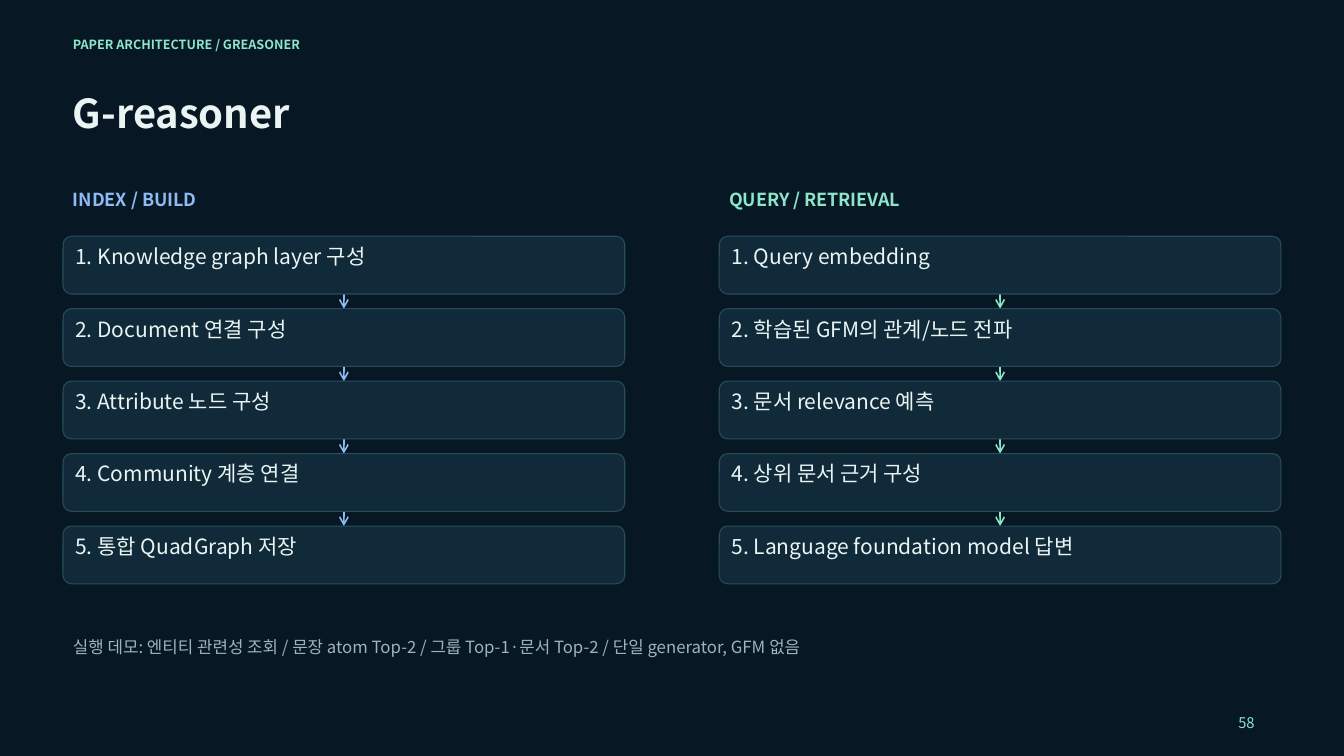
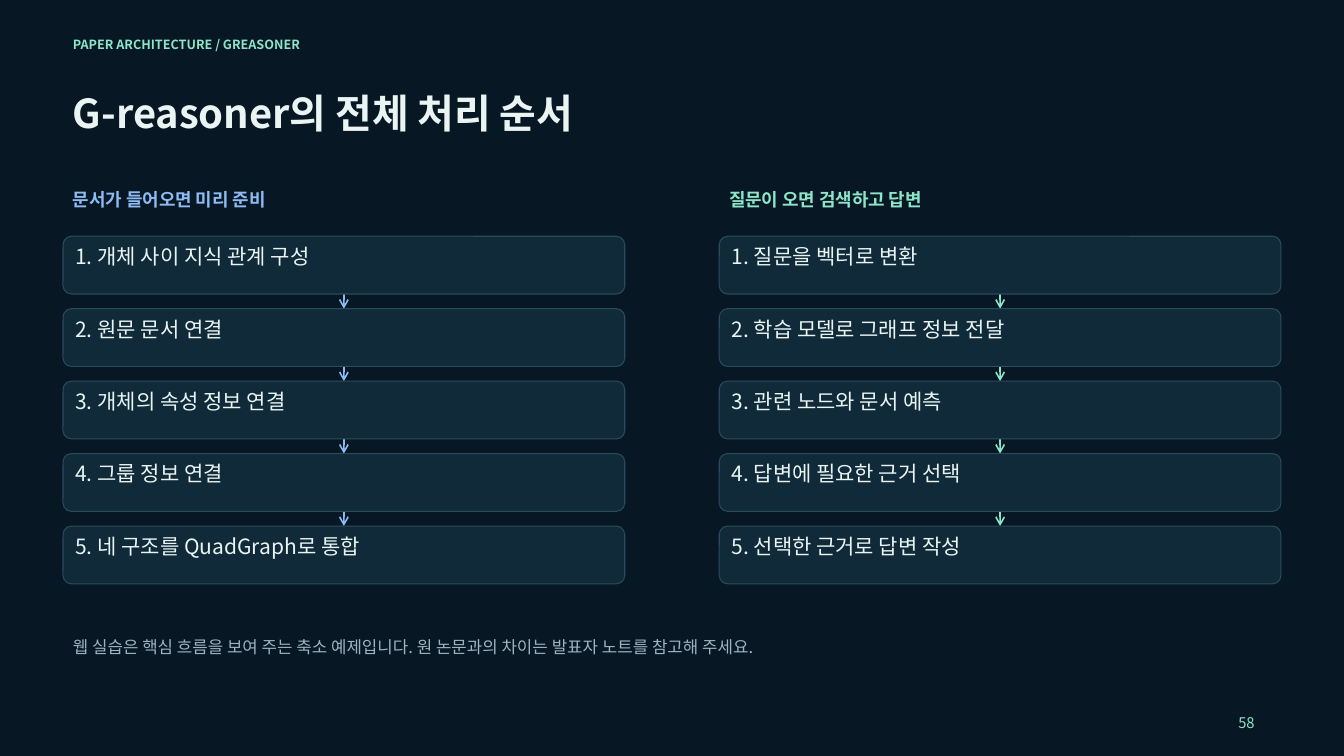
Before and after one commit to euiyulsong/graphrag-atlas, a slide deck: slide 58 of slides/GraphRAG_Atlas_Tech_Seminar.pptx. Drawn at 1344x756 pixels with LibreOffice and Linux fonts; fonts in the diff are those of the drawing. Boxes give left, top, right and bottom in pixels: in the first picture for what was removed or moved away, otherwise in the second. Text is boxed around its words. In the diff, an @@ line names an element or a change of style, - is before the commit and + after.

```diff
--- a/slides/GraphRAG_Atlas_Tech_Seminar.pptx
+++ b/slides/GraphRAG_Atlas_Tech_Seminar.pptx
@@ text at bbox=[73, 94, 573, 132]: text changed @@
-G-reasoner
+G-reasoner의 전체 처리 순서
@@ text at bbox=[73, 191, 266, 208]: text changed @@
-INDEX / BUILD
+문서가 들어오면 미리 준비
@@ text at bbox=[729, 191, 922, 208]: text changed @@
-QUERY / RETRIEVAL
+질문이 오면 검색하고 답변
@@ text in rounded rectangle at bbox=[75, 246, 310, 266]: text changed @@
-1. Knowledge graph layer 구성
+1. 개체 사이 지식 관계 구성
@@ text in rounded rectangle at bbox=[732, 246, 918, 266]: text changed @@
-1. Query embedding
+1. 질문을 벡터로 변환
@@ text in rounded rectangle at bbox=[75, 319, 223, 339]: text changed @@
-2. Document 연결 구성
+2. 원문 문서 연결
@@ text in rounded rectangle at bbox=[732, 319, 1005, 339]: text changed @@
-2. 학습된 GFM의 관계/노드 전파
+2. 학습 모델로 그래프 정보 전달
@@ text in rounded rectangle at bbox=[75, 391, 286, 411]: text changed @@
-3. Attribute 노드 구성
+3. 개체의 속성 정보 연결
@@ text in rounded rectangle at bbox=[732, 391, 942, 411]: text changed @@
-3. 문서 relevance 예측
+3. 관련 노드와 문서 예측
@@ text in rounded rectangle at bbox=[75, 463, 223, 483]: text changed @@
-4. Community 계층 연결
+4. 그룹 정보 연결
@@ text in rounded rectangle at bbox=[732, 463, 961, 483]: text changed @@
-4. 상위 문서 근거 구성
+4. 답변에 필요한 근거 선택
@@ text in rounded rectangle at bbox=[75, 536, 360, 559]: text changed @@
-5. 통합 QuadGraph 저장
+5. 네 구조를 QuadGraph로 통합
@@ text in rounded rectangle at bbox=[732, 536, 961, 556]: text changed @@
-5. Language foundation model 답변
+5. 선택한 근거로 답변 작성
@@ text at bbox=[73, 639, 753, 655]: text changed @@
-실행 데모: 엔티티 관련성 조회 / 문장 atom Top-2 / 그룹 Top-1·문서 Top-2 / 단일 generator, GFM 없음
+웹 실습은 핵심 흐름을 보여 주는 축소 예제입니다. 원 논문과의 차이는 발표자 노트를 참고해 주세요.
```
Also in this commit, not shown: 40 other slides changed, 19 slides added, 19 slides removed, 5 other files.
